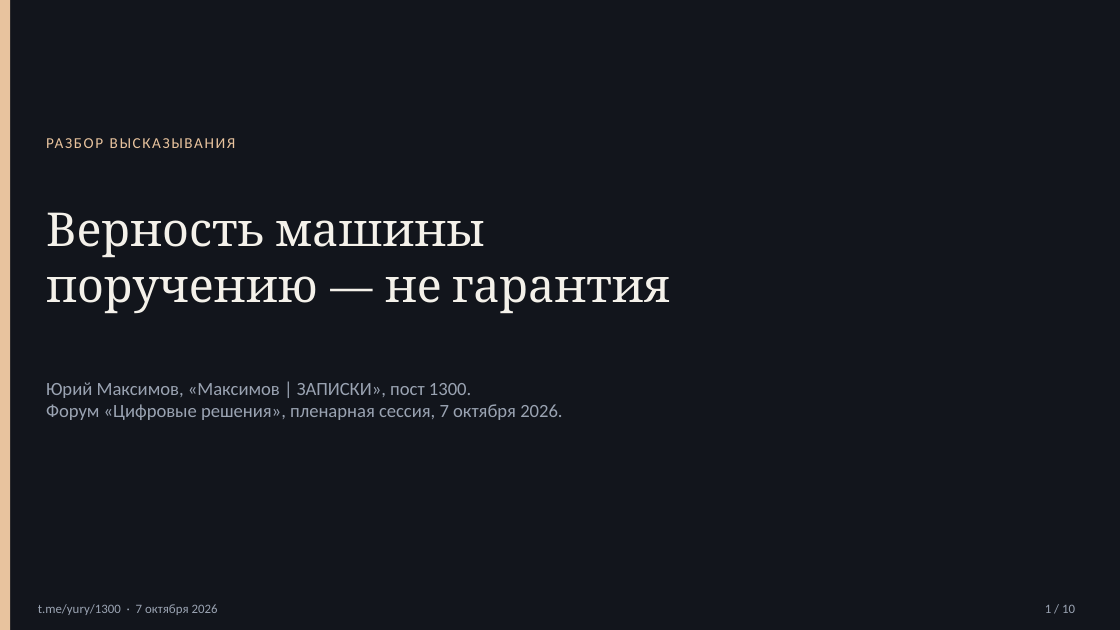
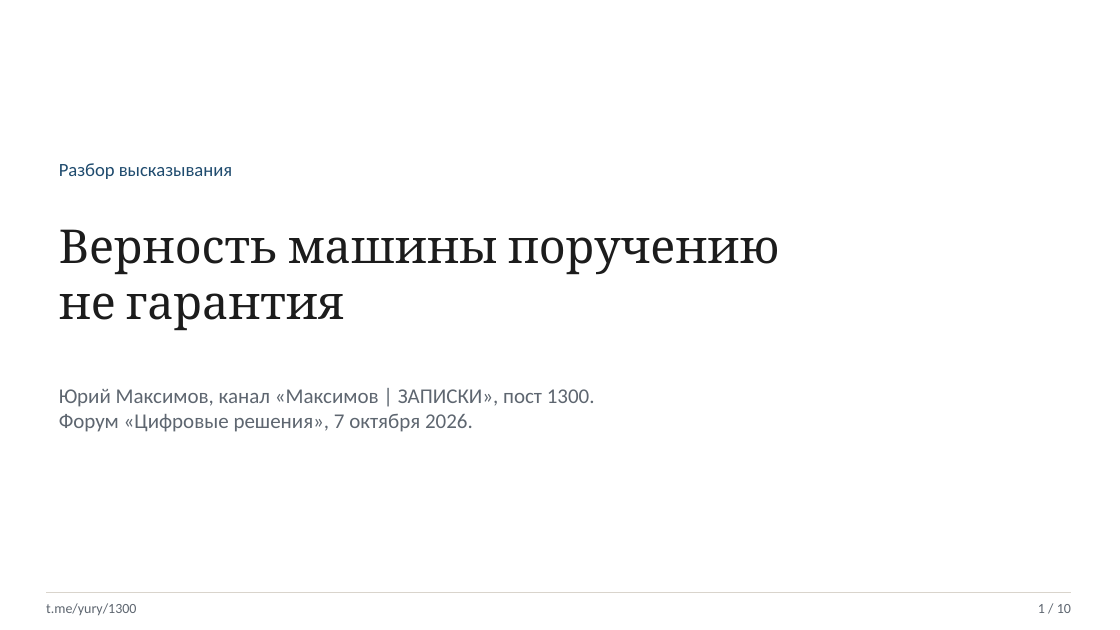
Before and after one commit to cuthbertnogood/maximov-ai-fidelity-1300, a slide deck: slide 1 of presentation/maximov-1300.pptx. Drawn at 1120x630 pixels with LibreOffice and Linux fonts; fonts in the diff are those of the drawing. Boxes give left, top, right and bottom in pixels: in the first picture for what was removed or moved away, otherwise in the second. Text is boxed around its words. In the diff, an @@ line names an element or a change of style, - is before the commit and + after.

```diff
--- a/presentation/maximov-1300.pptx
+++ b/presentation/maximov-1300.pptx
@@ background #12151C to #FFFFFF @@
@@ rectangle removed at (0,0,10,630) @@
@@ text at (59,163,232,179): text changed; size 13 to 16 pt; text colour #E8C39E to #1F4B6E @@
-РАЗБОР ВЫСКАЗЫВАНИЯ
+Разбор высказывания
@@ text at (59,229,780,331): text changed; text colour #F4F1EA to #1C1C1C @@
-Верность машины
-поручению — не гарантия
+Верность машины поручению
+не гарантия
@@ text at (59,389,595,432): text changed; size 16 to 18 pt; text colour #9AA3B2 to #5E6670 @@
-Юрий Максимов, «Максимов | ЗАПИСКИ», пост 1300.
-Форум «Цифровые решения», пленарная сессия, 7 октября 2026.
+Юрий Максимов, канал «Максимов | ЗАПИСКИ», пост 1300.
+Форум «Цифровые решения», 7 октября 2026.
@@ rectangle added at (46,592,1071,593), fill #D9D4CC @@
@@ text "1 / 10": place and size @@
-text "1 / 10" at (1045,604,1075,613)
+text "1 / 10" at (1038,604,1071,613)
@@ text "1 / 10" at (1038,604,1071,613): size 11 to 12 pt, text colour #9AA3B2 to #5E6670 @@
@@ text at (46,603,136,615): text changed; size 11 to 12 pt; text colour #9AA3B2 to #5E6670 @@
-t.me/yury/1300 · 7 октября 2026
+t.me/yury/1300
```
Also in this commit, not shown: 9 other slides changed, 3 other files.
